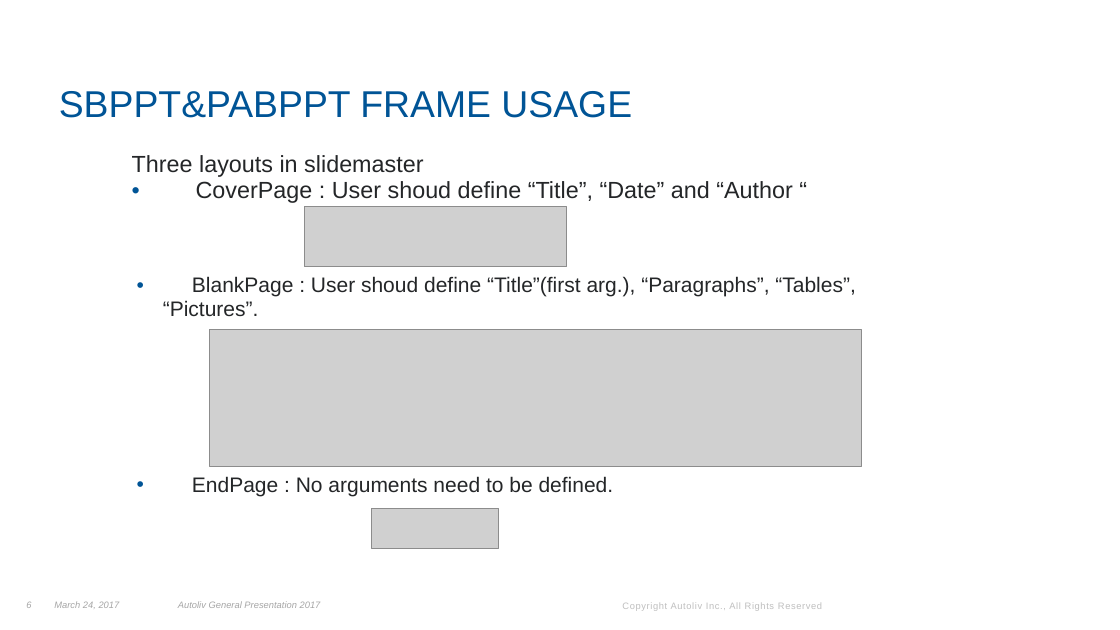
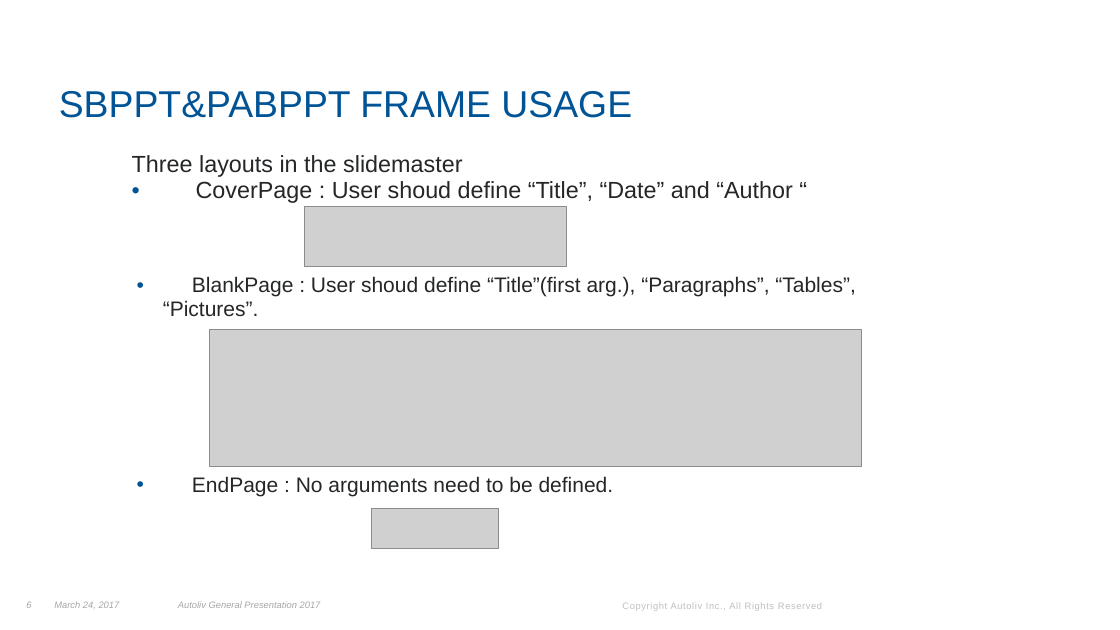
Before and after one commit to chaos1984/Python-CAR-POST, a slide deck: slide 6 of Python/Howtouse/Readme.pptx. Drawn at 1120x630 pixels with LibreOffice and Linux fonts; fonts in the diff are those of the drawing; grey boxes stand for pictures; background and template pictures are left out. Boxes give left, top, right and bottom in pixels: in the first picture for what was removed or moved away, otherwise in the second. Text is boxed around its words. In the diff, an @@ line names an element or a change of style, - is before the commit and + after.

```diff
--- a/Python/Howtouse/Readme.pptx
+++ b/Python/Howtouse/Readme.pptx
@@ text at (132,155,462,177): text changed @@
-Three layouts in slidemaster
+Three layouts in the slidemaster
```
Also in this commit, not shown: 6 other slides changed, 1 slide added, 9 other files.
